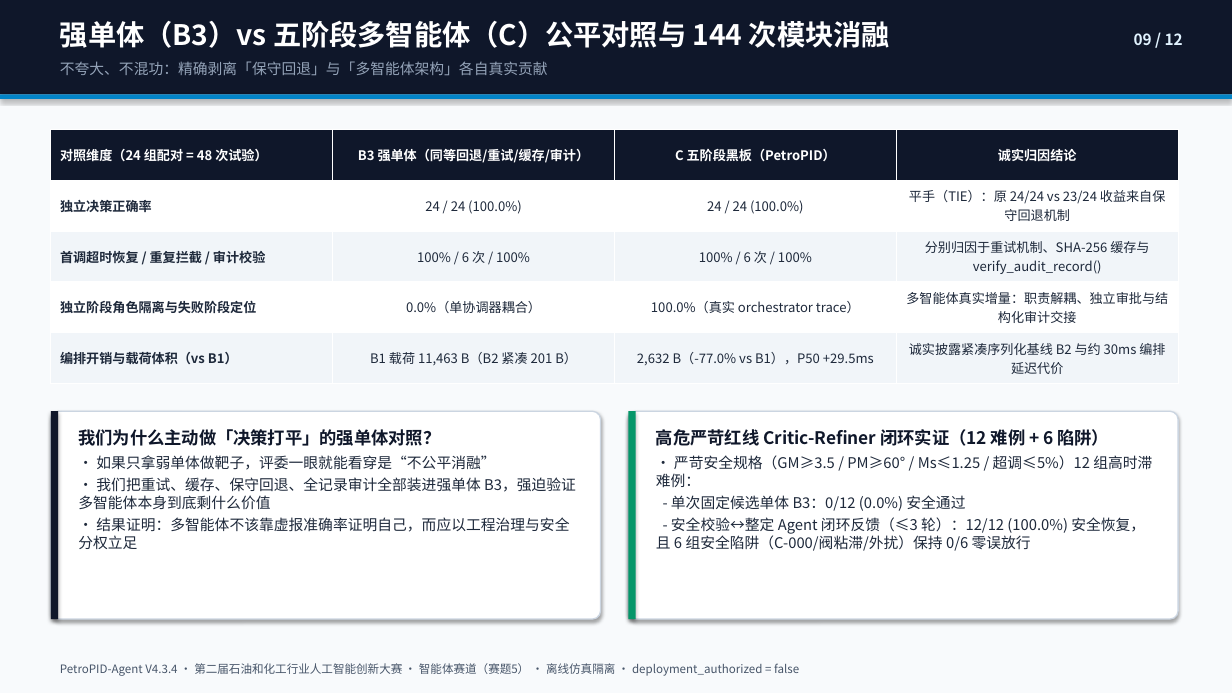
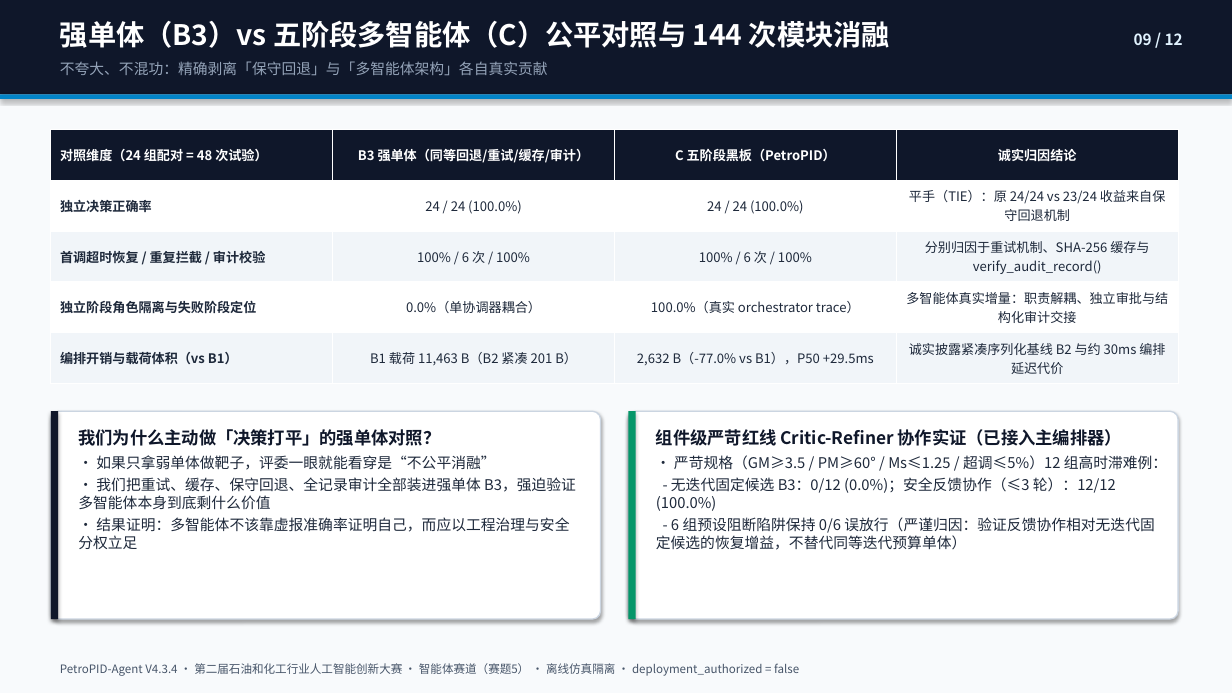
Before and after one commit to zhud41343-alt/PetroPID-Agent, a slide deck: slide 9 of competition_v4/submission_v433/PetroPID-Agent_V4.3.4_终审答辩.pptx. Drawn at 1232x693 pixels with LibreOffice and Linux fonts; fonts in the diff are those of the drawing. Boxes give left, top, right and bottom in pixels: in the first picture for what was removed or moved away, otherwise in the second. Text is boxed around its words. In the diff, an @@ line names an element or a change of style, - is before the commit and + after.

```diff
--- a/competition_v4/submission_v433/PetroPID-Agent_V4.3.4_终审答辩.pptx
+++ b/competition_v4/submission_v433/PetroPID-Agent_V4.3.4_终审答辩.pptx
@@ text at (656,429,1167,550): text changed @@
-高危严苛红线 Critic-Refiner 闭环实证（12 难例 + 6 陷阱）
-• 严苛安全规格（GM≥3.5 / PM≥60° / Ms≤1.25 / 超调≤5%）12 组高时滞难例：
-- 单次固定候选单体 B3：0/12 (0.0%) 安全通过
-- 安全校验↔整定 Agent 闭环反馈（≤3 轮）：12/12 (100.0%) 安全恢复，且 6 组安全陷阱（C-000/阀粘滞/外扰）保持 0/6 零误放行
+组件级严苛红线 Critic-Refiner 协作实证（已接入主编排器）
+• 严苛规格（GM≥3.5 / PM≥60° / Ms≤1.25 / 超调≤5%）12 组高时滞难例：
+- 无迭代固定候选 B3：0/12 (0.0%)；安全反馈协作（≤3 轮）：12/12 (100.0%)
+- 6 组预设阻断陷阱保持 0/6 误放行（严谨归因：验证反馈协作相对无迭代固定候选的恢复增益，不替代同等迭代预算单体）
```
Also in this commit, not shown: 3 other slides changed, 3 other files.
